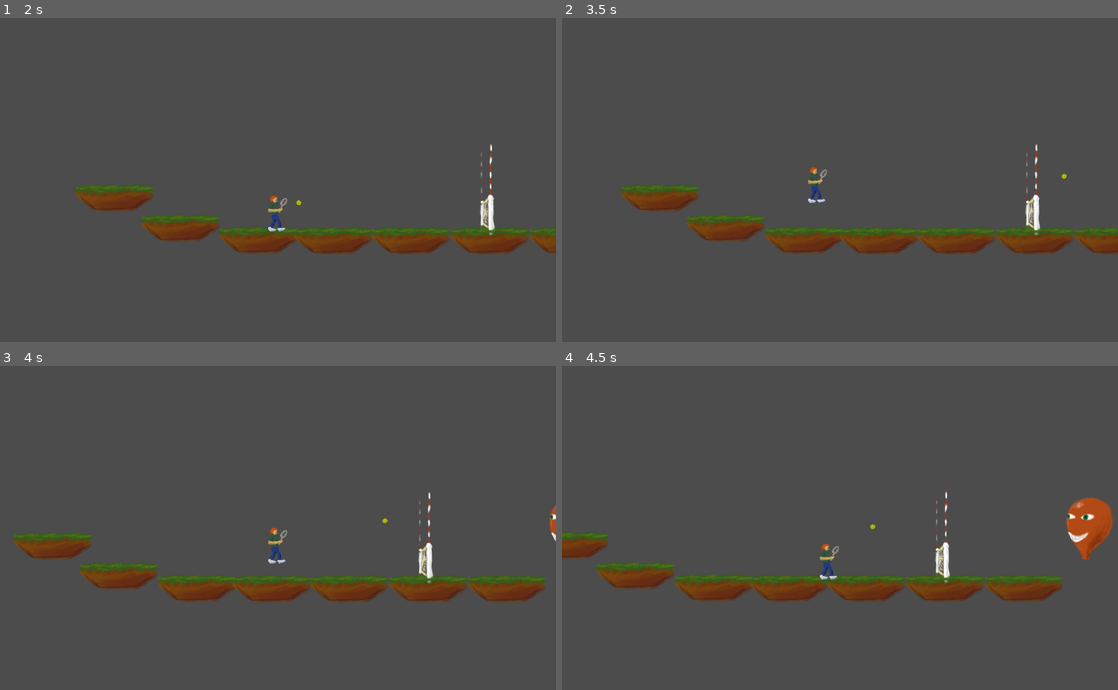
Above: before the commit, frames 1-4 (two rows, left to right).
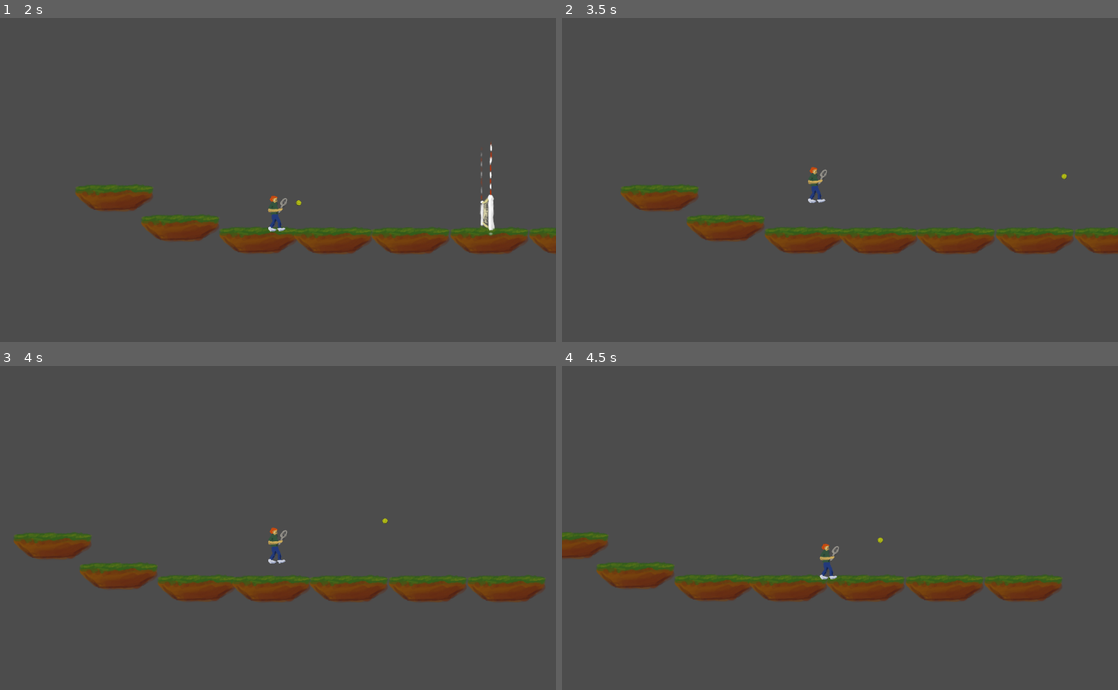
Above: after the commit, the same moments.

Repository: exoticorn/ld41
Game: Godot game, scene res://level1.tscn
Same seed, same stepped clock (60 frames per second), same inputs: the game is played once before the commit and once after it.
Inputs:
- Up to frame 1 (2 s): tap Enter at 0.5 s; hold Space (game_jump) 0.53-1.28 s; hold Right (game_right) from 0.53 s (still down); tap Ctrl (game_swing) at 0.6, 1.55 s; tap Space (game_jump) at 1.35, 1.52, 1.82 s
- Up to frame 2 (3.5 s): release Right (game_right) at 2.03 s; hold Left (game_left) 2.03-2.78 s; hold Space (game_jump) 2.03-2.78 s; tap Ctrl (game_swing) at 2.1, 2.85 s; hold Right (game_right) from 2.78 s (still down); tap Space (game_jump) at 3.02, 3.32 s
- Up to frame 3 (4 s): keep holding Right (game_right); hold Space (game_jump) from 3.53 s (still down)
- Up to frame 4 (4.5 s): release Right (game_right) at 4.28 s; release Space (game_jump) at 4.28 s; hold Left (game_left) from 4.28 s (still down); tap Ctrl (game_swing) at 4.35 s

Frame 1 is identical in both runs. In frame 2, 0.3% of the frame differs, in the area x 83-86%, y 38-67%; in frame 3, 0.4%; in frame 4, 1.5%, in the area x 55-100%, y 38-67%.

Commit message:
small tweaks

Diff:
--- a/ball.gd
+++ b/ball.gd
@@ -1,11 +1,13 @@
 extends RigidBody2D
 
 var lifetime = 0
-const MAX_HIT_DISTANCE = 250
+var bounce_count = 0
+const MAX_HIT_DISTANCE = 200
 const HIT_SPEED = 1500
 const BALL_BOUNCE = 0.5
 
 func _ready():
+	connect("body_entered", self, 'count_bounce')
 	pass
 
 func _process(delta):
@@ -15,6 +17,16 @@
 
 func player_swing(pos):
 	var delta = global_position - pos
+	if delta.x < -MAX_HIT_DISTANCE:
+		return
+	if delta.x < MAX_HIT_DISTANCE / 2:
+		delta.x = MAX_HIT_DISTANCE / 2
 	if delta.length() < MAX_HIT_DISTANCE:
 		delta = delta.normalized()
 		linear_velocity += delta.normalized() * (HIT_SPEED - delta.dot(linear_velocity) * (1 + BALL_BOUNCE))
+		bounce_count = 0
+
+func count_bounce(o):
+	bounce_count += 1
+	if bounce_count >= 2:
+		queue_free()
--- a/ball.tscn
+++ b/ball.tscn
@@ -23,7 +23,7 @@
 custom_integrator = false
 continuous_cd = 0
 contacts_reported = 1
-contact_monitor = false
+contact_monitor = true
 sleeping = false
 can_sleep = true
 linear_velocity = Vector2( 0, 0 )
--- a/player.gd
+++ b/player.gd
@@ -25,7 +25,7 @@
 
 func _process(delta):
 	if Input.is_action_just_pressed('game_swing'):
-		get_tree().call_group('balls', 'player_swing', position + Vector2(0, -30))
+		get_tree().call_group('balls', 'player_swing', position + Vector2(-50, -30))
 
 func _physics_process(delta):
 	var gravity = GRAVITY
@@ -62,7 +62,7 @@
 			var dir = 0
 			for i in range(get_slide_count()):
 				var c = get_slide_collision(i)
-				if abs(c.normal.y) < 0.01:
+				if abs(c.normal.y) < 0.01 && c.collider is TileMap:
 					dir += c.normal.x
 			if dir != 0:
 				movement.y = -WALL_JUMP
